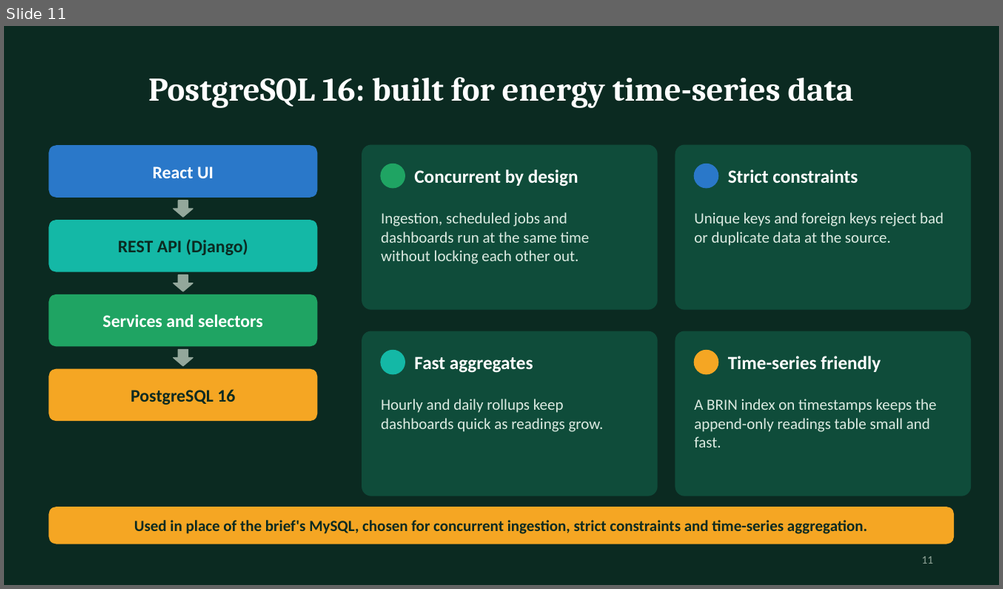
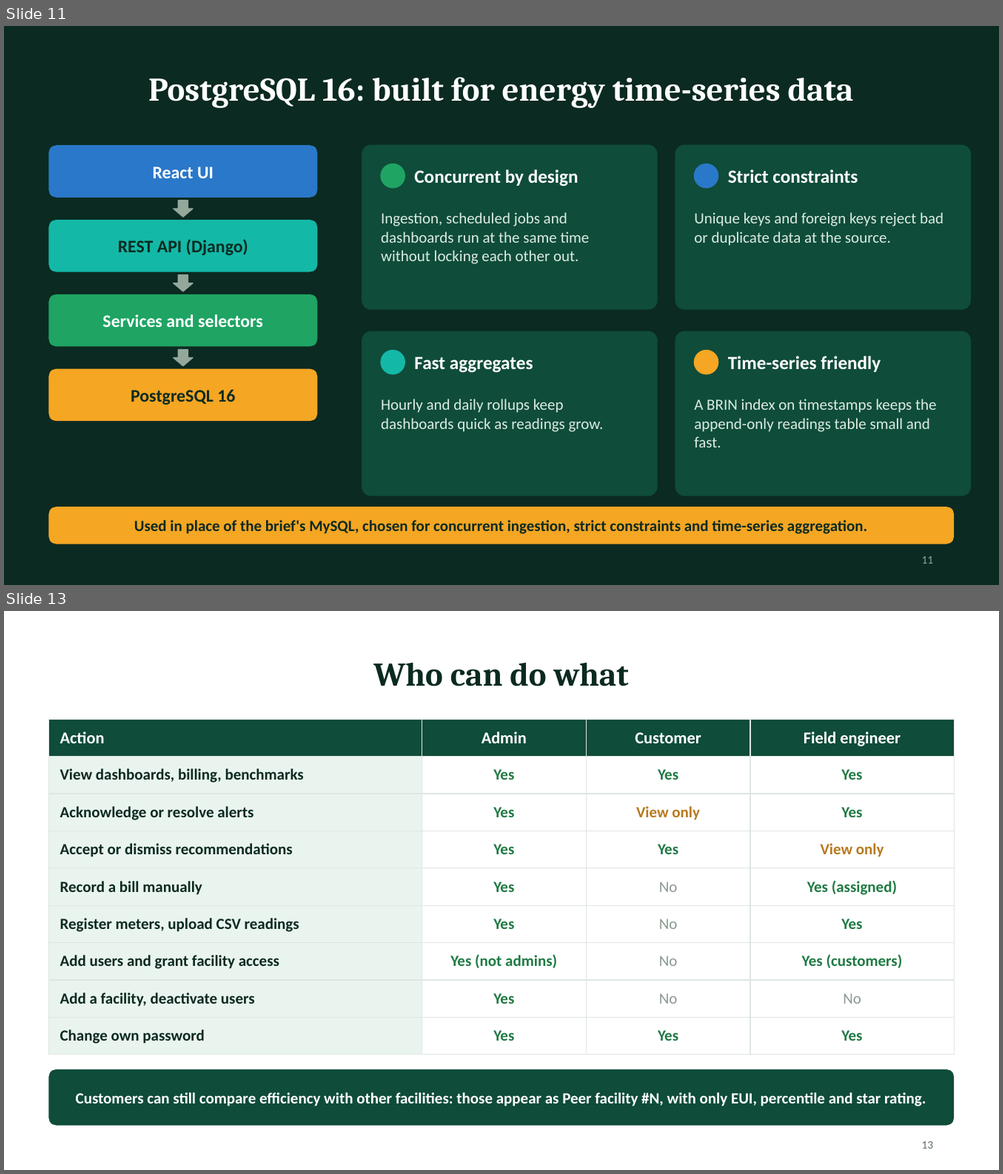
Before and after one commit to Priyanshu2068/mca2-fsdpython-greengrid, a slide deck: submission/2_Project_Presentation.pptx. Shown one above the other, each under a label of ours: slide 11 before the commit, slides 11 and 13 after it; the slides between them are not shown. The pictures are 1003x589 and 1003x1174 pixels, drawn with LibreOffice and Linux fonts; fonts in the diff are those of the drawing. Boxes give left, top, right and bottom in pixels: in the first picture for what was removed or moved away, otherwise in the second. Text is boxed around its words. In the diff, an @@ line names an element or a change of style, - is before the commit and + after.

Commit message:
docs(submission): regenerate PDFs, Word files and deck with the latest changes
All documents now reflect the post-release enhancements (92 tests, 8 pages, role
matrix, user onboarding, add facility, change password, anonymous ranking, live
refresh, solar and diesel telemetry, Docker). The code PDF includes the Docker
files, and the generated PDFs contain no local build paths.

```diff
--- a/submission/2_Project_Presentation.pptx
+++ b/submission/2_Project_Presentation.pptx
@@ slide 13 added at bbox=[4, 611, 999, 1170], background #FFFFFF @@
@@ title added at bbox=[373, 662, 629, 686], 32 pt, text #0B2A21, bold @@
+Who can do what
@@ table added at bbox=[48, 719, 954, 1047], 9 rows, 4 columns @@
+Action | Admin | Customer | Field engineer
+View dashboards, billing, benchmarks | Yes | Yes | Yes
+Acknowledge or resolve alerts | Yes | View only | Yes
+Accept or dismiss recommendations | Yes | Yes | View only
+Record a bill manually | Yes | No | Yes (assigned)
+Register meters, upload CSV readings | Yes | No | Yes
+Add users and grant facility access | Yes (not admins) | No | Yes (customers)
+Add a facility, deactivate users | Yes | No | No
+Change own password | Yes | Yes | Yes
@@ rounded rectangle added at bbox=[48, 1070, 954, 1126], fill #0F4C3A, 15 pt, text #FFFFFF, bold @@
+Customers can still compare efficiency with other facilities: those appear as Peer facility #N, with only EUI, percentile and star rating.
@@ page number added at bbox=[922, 1142, 933, 1149], 11 pt, text #5D6E64 @@
+13
```
Also in this commit, not shown: 8 slides changed, 32 other files.
